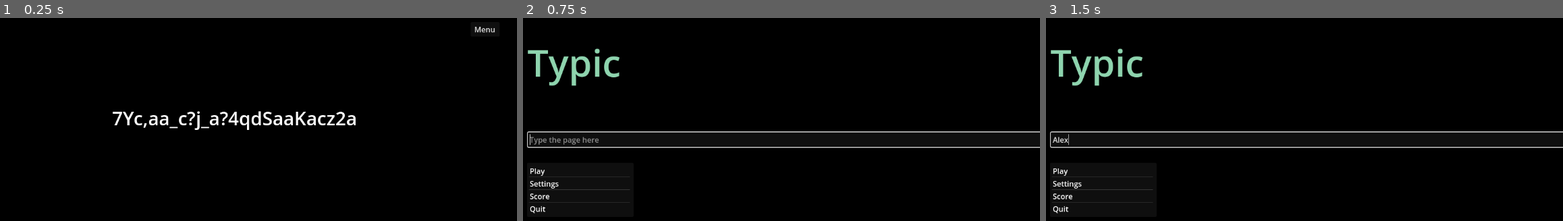
Above: before the commit, frames 1-3 (left to right).
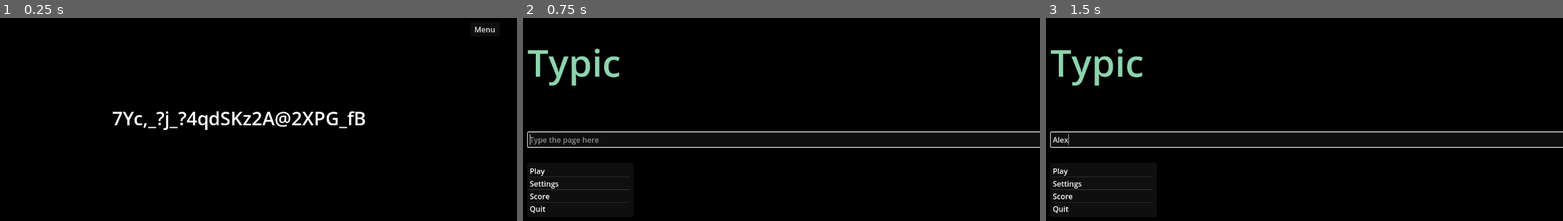
Above: after the commit, the same moments.

Repository: PeytonRobinson487/Typic-Repo
Game: Godot game, scene res://Scenes/game.tscn
Two runs of this game, one before a commit and one after it. Both use one fixed random seed, a clock stepped at 60 frames per second and the inputs below. This scene is started directly instead of the project's main scene.
Inputs (mouse positions are in pixels of both pictures, inside the frame that each line leads up to):
- Up to frame 1 (0.25 s): no input
- Up to frame 2 (0.75 s): click "Menu" at 0.5 s
- Up to frame 3 (1.5 s): click (1309, 139) at 1.27 s; type "Alex" at 1.35 s

The runs differ from the first frame. In frame 1, 1.8% of the frame differs, in the area x 28-71%, y 45-56%; in frame 2, nothing differs; in frame 3, nothing differs.
Error after the commit: Trying to assign value of type 'Array' to a variable of type 'int'. (res://Scripts/data.gd:92)

Commit message:
Hard character
Hard characters are now updated into the dictionary in data.gd from game.gd. Code was refactored in _on_user_line_input to make code more readable.

Diff:
--- a/Scripts/data.gd
+++ b/Scripts/data.gd
@@ -11,7 +11,8 @@
 var player_level: int = 1
 # odds indexes: characters
 # even indexes: error weight
-var hard_characters: Array = [ "a", 1, "b", 0.6, "c", 0.5 ]
+var hard_characters: Array = []
+var hard_character_magnitude: int = 0
 var longest_streak: int = 0
 
 ## Settings Data
@@ -69,6 +70,7 @@
 	file.store_var(average_accuracy)
 	file.store_var(player_level)
 	file.store_var(hard_characters)
+	file.store_var(hard_character_magnitude)
 	file.store_var(longest_streak)
 	file.store_var(difficulty)
 	file.store_var(text_modifiers)
@@ -85,6 +87,7 @@
 		average_accuracy = file.get_var()
 		player_level = file.get_var()
 		hard_characters = file.get_var()
+		hard_character_magnitude = file.get_var()
 		longest_streak = file.get_var()
 		difficulty = file.get_var()
 		text_modifiers = file.get_var()
--- a/Scripts/game.gd
+++ b/Scripts/game.gd
@@ -25,17 +25,42 @@
 	var c_text: String = text_maker.text
 
 	# check if it matches computer text (c_text)
-	if (c_text.substr(0, 1).similarity(new_text.substr(0, 1))):
-		# correct input
-		c_text = c_text.substr(1, c_text.length())
+	var user_letter: String = new_text.substr(0, 1)
+	if (c_text.substr(0, 1).similarity(user_letter)):
+		c_text = correct_input(c_text, user_letter, data)
 	else:
-		# incorrect input
+		wrong_input(user_letter, data)
 
-		pass
 	user_input.text = ""
+	update_c_text(c_text)
 
-	update_c_text(c_text)
-	pass
+# scenario where the user inputs a correct character
+# returns updated computer text with first letter ommited
+func correct_input(computer_text: String, user_letter: String, data: Node2D) -> String:
+	# decrement hard character
+	if (data.hard_character.has(user_letter)):
+		data.hard_character[user_letter] -= 1.0
+
+		# if below zero, remove hard character and decrement magnitude
+		if (data.hard_character.get(user_letter) < 0.0):
+			data.hard_character_magnitude -= data.hard_characters.get(user_letter)
+			data.hard_character.erase(user_letter)
+
+	return computer_text.substr(1, computer_text.length())
+
+# scenario where the user inputs an incorrect character
+func wrong_input(user_letter: String, data: Node2D) -> void:
+	if (data.hard_character.has(user_letter)):
+		# update hard character
+		var character_value: float = data.hard_characters.get(user_letter)
+		var rand_1 = randf()
+		character_value += (character_value * 0.1) + rand_1
+		character_value = (character_value * 1.1) + rand_1
+		data.hard_characters[user_letter] = character_value
+	else:
+		# new hard character
+		data.hard_characters[user_letter] = 1.0
+		data.hard_character_magnitude += 1.0
 
 
 # updates TextMaker text
--- a/Scripts/text_maker.gd
+++ b/Scripts/text_maker.gd
@@ -59,11 +59,10 @@
 		# 2 - numbers_allowed
 		# 3 - symbols_allowed
 
-		# gets a garunteed true text modifier from the dictionary
-		if (randi() % 100 < 60):
+		if (randf() * 100.0 > data.hard_character_magnitude):
 			new_text += get_normal_character(filtered_text_modifiers)
-		else:
-			new_text += get_hard_character(filtered_text_modifiers, data)
+		elif (data.hard_characters.size() > 0):
+			new_text += get_hard_character(data)
 		print(new_text)
 	return new_text
 
@@ -72,9 +71,7 @@
 	var rand_index: int = filtered_text_modifiers.pick_random()
 	return libraries[rand_index].find_key(randi() % libraries[rand_index].size() + 1)
 # uses hard text to get a weak character for the player
-func get_hard_character(filtered_text_modifiers: Array, data: Node2D) -> String:
-	if (data.hard_characters.size() == 0): return get_normal_character(filtered_text_modifiers);
-
+func get_hard_character(data: Node2D) -> String:
 	# create sum prefix for chance_pool
 	var sum_prefix: Array
 	var sum: float = 0.0
